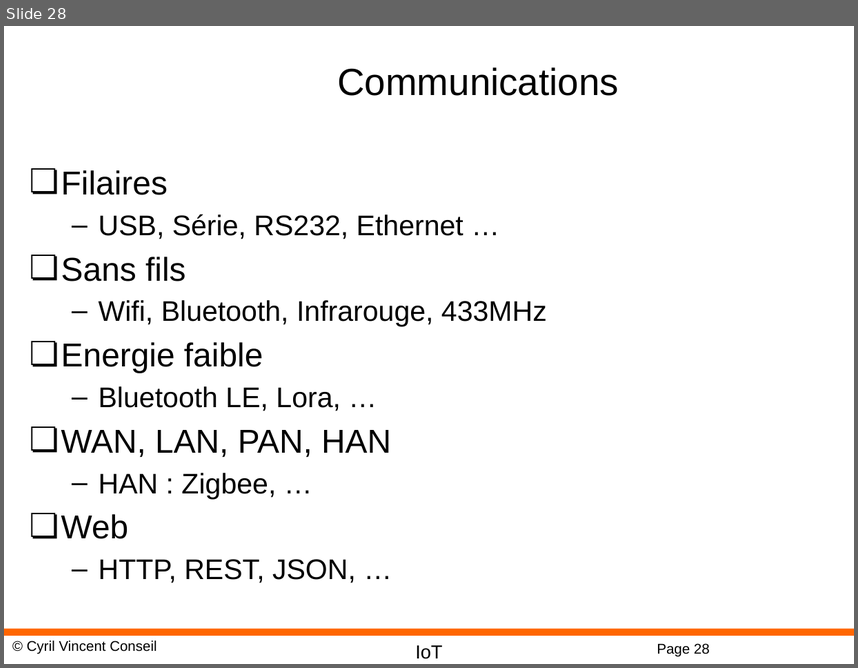
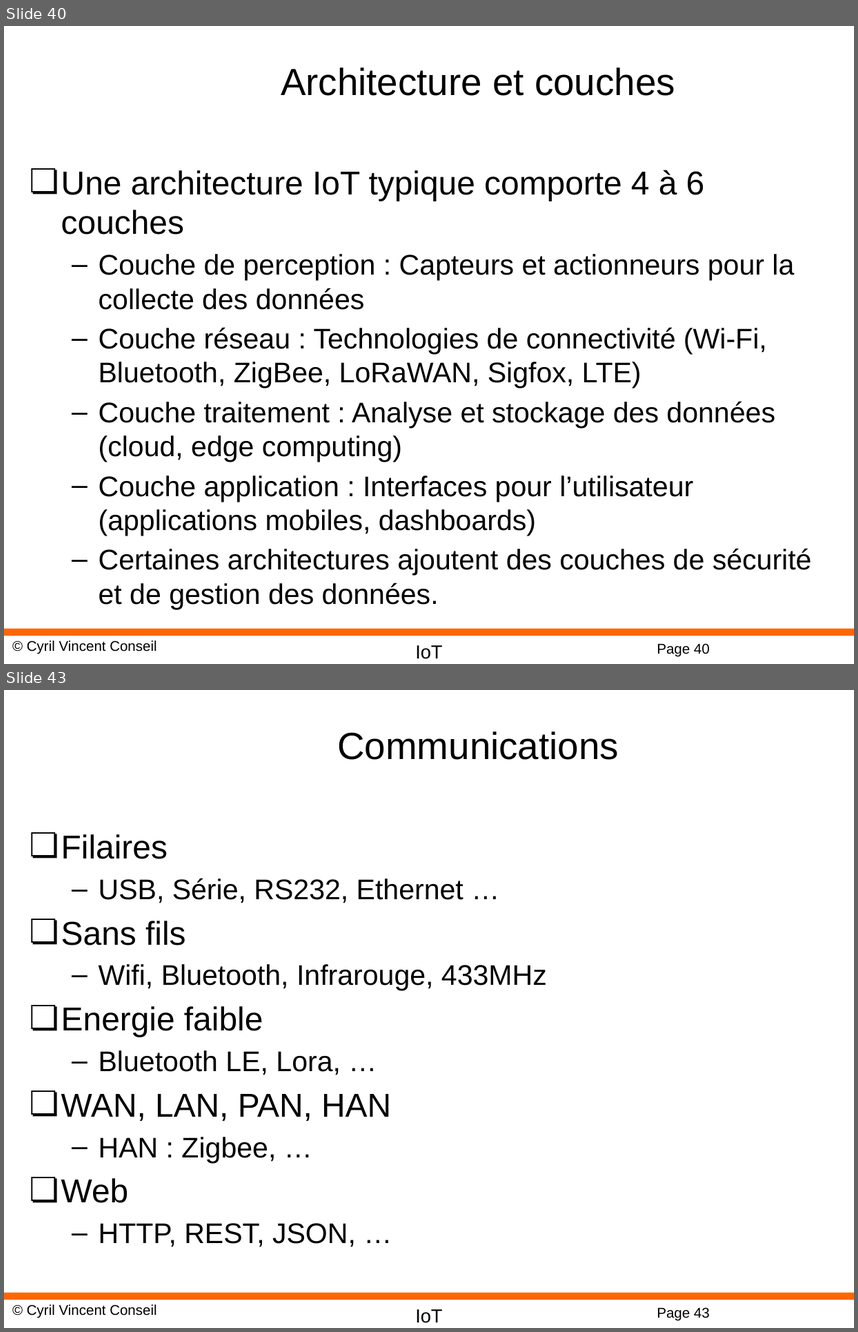
Before and after one commit to cyrilvincent/IoT, a slide deck: ppt/IoT01-Intro.pptx. Shown one above the other, each under a label of ours: slide 28 before the commit, slides 40 and 43 after it; the slides between them are not shown. The pictures are 858x668 and 858x1332 pixels, drawn with LibreOffice and Linux fonts; fonts in the diff are those of the drawing; background and template pictures are left out. Boxes give left, top, right and bottom in pixels: in the first picture for what was removed or moved away, otherwise in the second. Text is boxed around its words. In the diff, an @@ line names an element or a change of style, - is before the commit and + after.

```diff
--- a/ppt/IoT01-Intro.pptx
+++ b/ppt/IoT01-Intro.pptx
@@ slide 40 added at [4, 26, 854, 664], background #FFFFFF; not listed: 4 template elements that a slide beside it also shows @@
@@ title added at [281, 67, 675, 96], 32 pt, text #000000 @@
+Architecture et couches
@@ text added at [61, 170, 812, 609], 24 pt, text #000000 @@
+❏ Une architecture IoT typique comporte 4 à 6 couches
+  – Couche de perception : Capteurs et actionneurs pour la collecte des données
+  – Couche réseau : Technologies de connectivité (Wi-Fi, Bluetooth, ZigBee, LoRaWAN, Sigfox, LTE)
+  – Couche traitement : Analyse et stockage des données (cloud, edge computing)
+  – Couche application : Interfaces pour l’utilisateur (applications mobiles, dashboards)
+  – Certaines architectures ajoutent des couches de sécurité et de gestion des données.
@@ what was slide 28 is now slide 43 @@
@@ page number at [657, 1307, 710, 1321]: text changed @@
-Page 28
+Page 43
```
Also in this commit, not shown: 16 other slides added, 56 other files.
